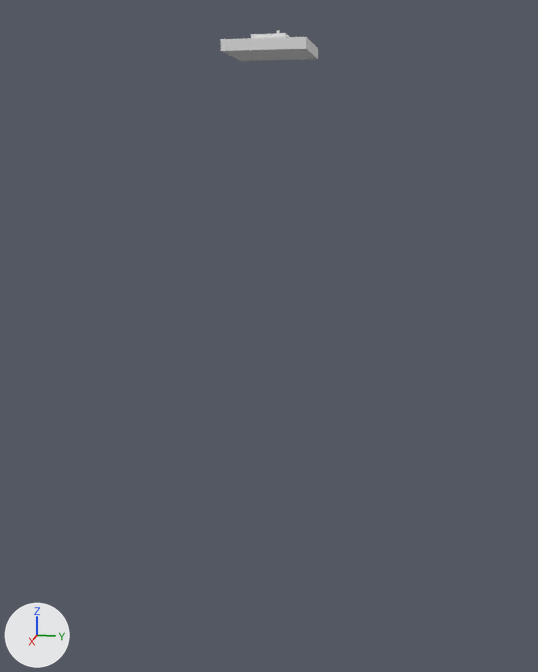
The glTF model dist/media/scene.glb, before and after one commit.
One viewpoint serves both versions: a 50 mm lens placed at (22.79, 4.49, -3.05), pointed at (-0.18, -0.11, -8.79). Lighting does not change. The marker at lower left points along +X, +Y and +Z. Where no turn or scale is listed for an object, it has been applied to the vertices. Vertices at the same position are counted once.

Objects in the first picture: 'water'.
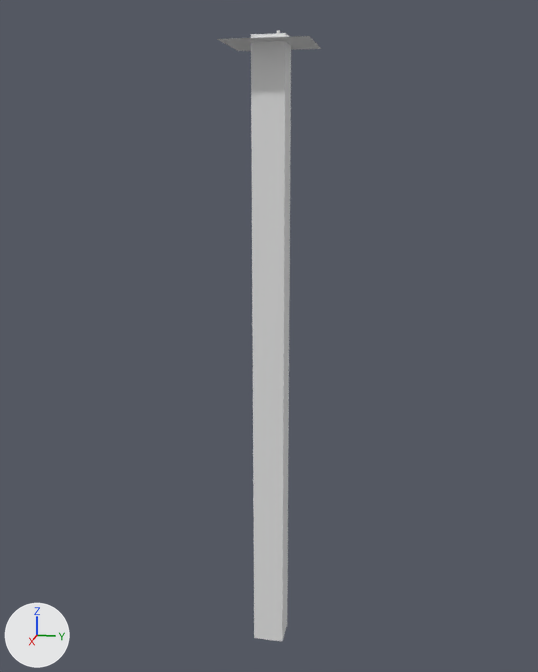
Changed parts and their boxes (x1, y1, x2, y2) in the pictures (538 x 672 px):
'base', added
    after: (251, 42, 291, 641)
'water', reshaped (6% wider, 36% shorter)
    before: (220, 37, 318, 61)
    after: (217, 36, 321, 51)

The change in detail:
me_cube_001 is used by ob_water; location (0.0, 0.0, 0.0).
me_cube_001 had 8 vertices, 12 faces and spanned x -1.21..1.21, y -1.21..1.21, z -0.27..0.03.
me_cube_001 now has 4 vertices, 2 faces and spans x -1.31..1.31, y -1.31..1.31, z 0.03.
me_cube_001 part 1: the whole mesh is rebuilt.
Mesh me_cube_002 is new.
It is a box spanning x -0.5..0.5, y -0.5..0.5, z -19.5..0.0.
Object 'base' (ob_base) is new; it shows me_cube_002.
Its location is (0.0, 0.0, 0.0).
